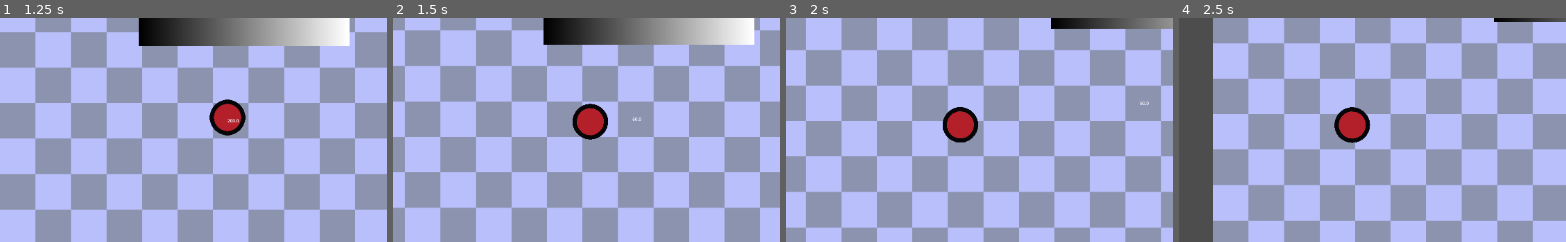
Above: before the commit, frames 1-4 (left to right).
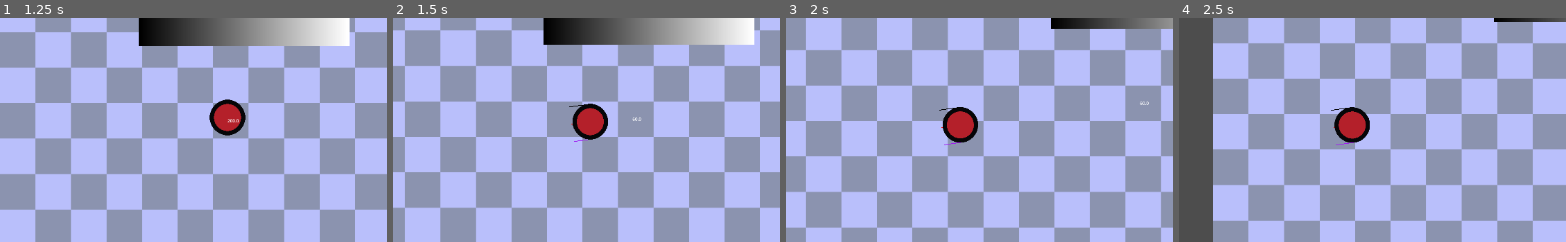
Above: after the commit, the same moments.

Repository: Iviv122/speed-demon
Game: Godot game, scene res://scenes/test.tscn
Two runs of this game, one before a commit and one after it. Both use one fixed random seed, a clock stepped at 60 frames per second and the inputs below.
Inputs (mouse positions are % of the whole screen's width and height, from its top left):
- Up to frame 1 (1.25 s): tap Enter at 0.5 s; move the mouse to (71, 45) at 0.52 s; press the mouse at (71, 45) at 0.53 s; hold Right from 0.53 s (still down)
- Up to frame 2 (1.5 s): tap Space at 1.25 s; move the mouse to (28, 55) at 1.27 s; release Right at 1.28 s; release the mouse at (28, 55) at 1.28 s; hold Down from 1.28 s (still down); click (28, 55) at 1.35 s
- Up to frame 3 (2 s): keep holding Down
- Up to frame 4 (2.5 s): move the mouse to (59, 28) at 2.02 s; release Down at 2.03 s; press the mouse at (59, 28) at 2.03 s; hold Right from 2.03 s (still down); tap Alt at 2.1 s
The pictures show only the part of the screen within x 19-69%, y 28-78%; the shares and areas given below are measured in that part.

Frame 1 is identical in both runs. In frame 2, less than 0.1% of the frame differs, in the area x 45-56%, y 37-56%; in frame 3, less than 0.1%; in frame 4, less than 0.1%.

Commit message:
improved collision

Diff:
--- a/objects/player/player_movement.gd
+++ b/objects/player/player_movement.gd
@@ -19,7 +19,6 @@
 
 	if event.is_action_released("m1"):
 		direction = (get_global_mouse_position() - global_position).normalized()
-		global_rotation = atan2(direction.y,direction.x)
 		pressed = false
 		Engine.time_scale = 1
 
@@ -30,29 +29,25 @@
 func is_collide() -> void:
 	var space_state = get_world_2d().direct_space_state
 
-	var ray_length = player_radius
+	var ray_length = player_radius*1.1
 	var dir = direction.normalized()
 
-	# perpendicular vector
 	var perp = Vector2(-dir.y, dir.x)
 
 	var query = PhysicsRayQueryParameters2D.create(
 		global_position,
 		global_position + dir * ray_length
 	)
-	query.exclude = [self]
 
 	var query_left = PhysicsRayQueryParameters2D.create(
 		global_position + perp * player_radius,
 		global_position + perp * player_radius + dir * ray_length
 	)
-	query_left.exclude = [self]
 
 	var query_right = PhysicsRayQueryParameters2D.create(
 		global_position - perp * player_radius,
 		global_position - perp * player_radius + dir * ray_length
 	)
-	query_right.exclude = [self]
 
 	var result = space_state.intersect_ray(query)
 	var result_left = space_state.intersect_ray(query_left)
@@ -71,6 +66,29 @@
 		return
 
 	is_collide()
-
 	velocity = direction*speed
 	move_and_slide()
+	queue_redraw()
+
+func _draw():
+	var ray_length = player_radius*1.1
+	var dir = direction.normalized()
+
+	# perpendicular vector
+	var perp = Vector2(-dir.y, dir.x)
+
+	draw_line(
+		Vector2.ZERO,
+		dir * ray_length,
+		Color.RED
+	)
+	draw_line(
+		Vector2.ZERO + perp * player_radius,
+		Vector2.ZERO + perp * player_radius + dir * ray_length,
+		Color.BLACK
+	)
+	draw_line(
+		Vector2.ZERO - perp * player_radius,
+		Vector2.ZERO - perp * player_radius + dir * ray_length,
+		Color.PURPLE
+	)
